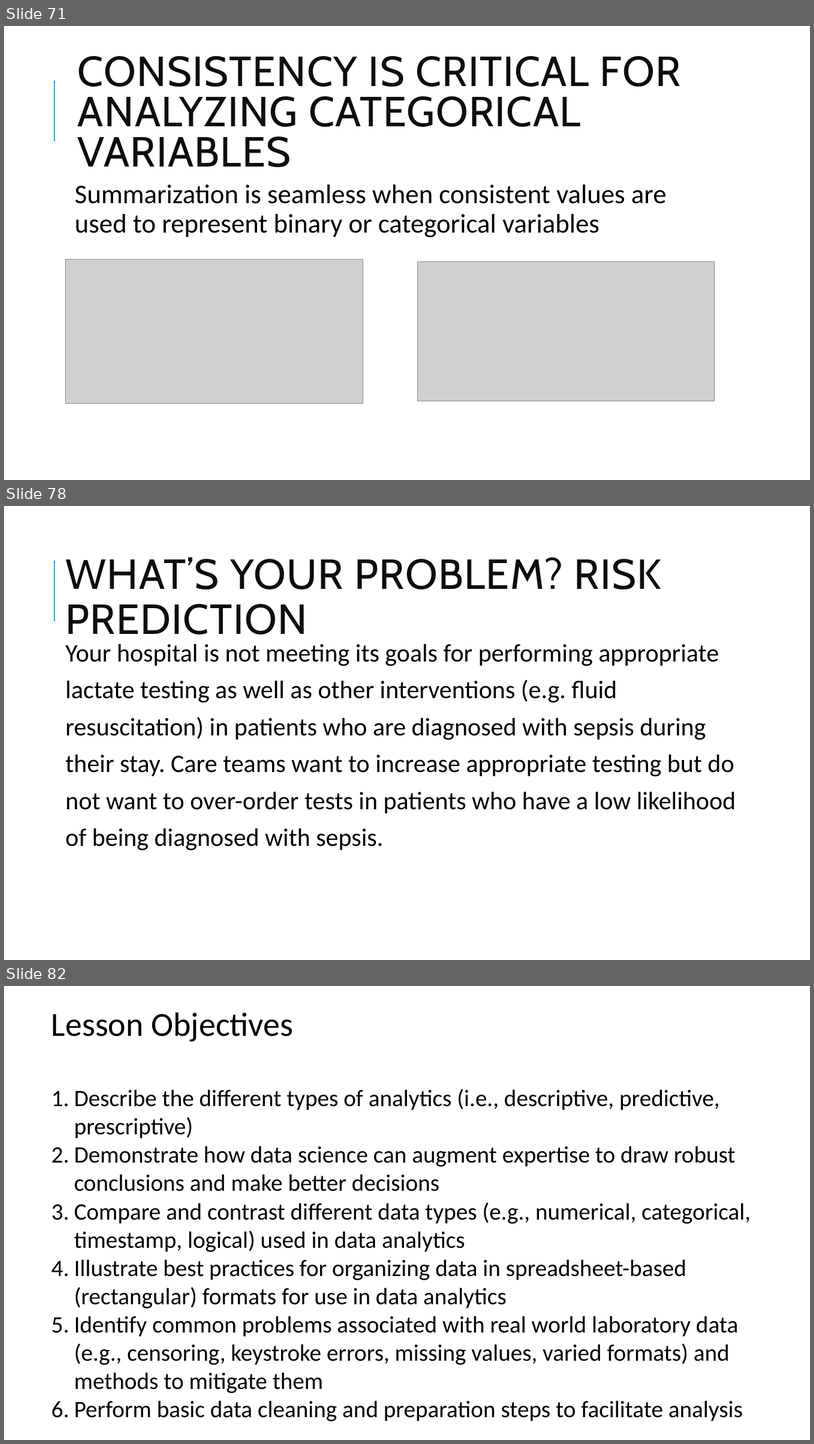
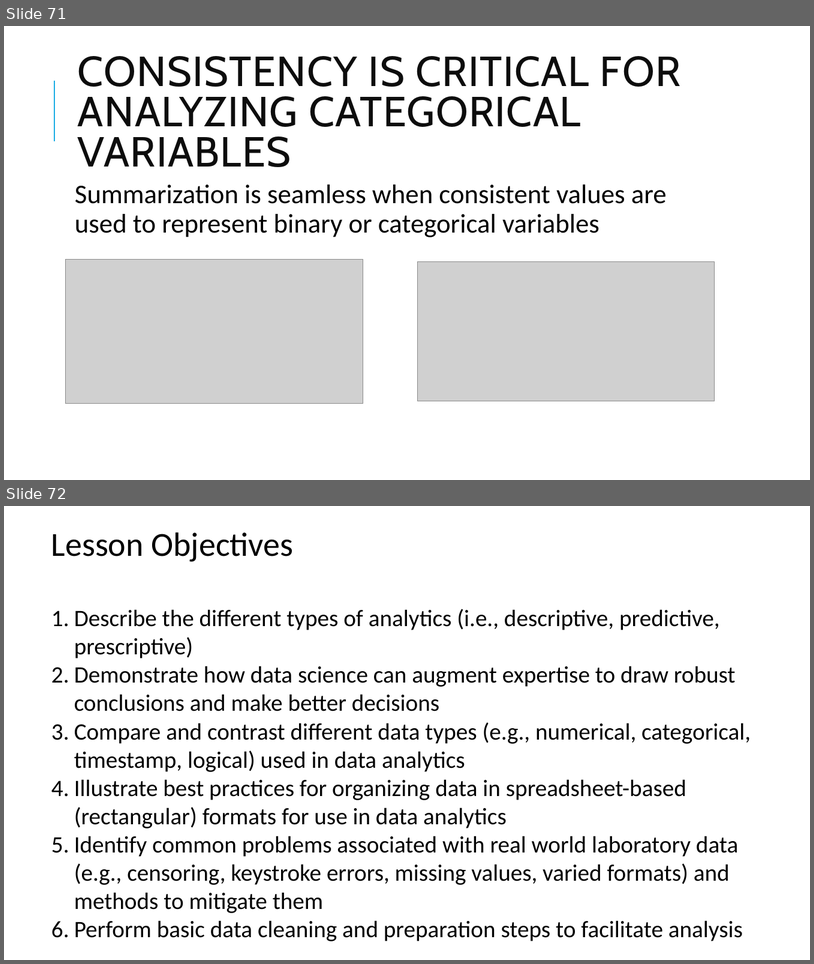
Before and after one commit to pcmathias/MSACL-data-literacy, a slide deck: updates_2026/presentations/Module 1 Slides.pptx. Shown one above the other, each under a label of ours: slides 71, 78 and 82 before the commit, slides 71 and 72 after it; the slides between them are not shown. The pictures are 814x1444 and 814x964 pixels, drawn with LibreOffice and Linux fonts; fonts in the diff are those of the drawing; grey boxes stand for pictures; background and template pictures are left out. Boxes give left, top, right and bottom in pixels: in the first picture for what was removed or moved away, otherwise in the second. Text is boxed around its words. In the diff, an @@ line names an element or a change of style, - is before the commit and + after.

```diff
--- a/updates_2026/presentations/Module 1 Slides.pptx
+++ b/updates_2026/presentations/Module 1 Slides.pptx
@@ slide 78 removed at (x1=4, y1=506, x2=810, y2=960), background #FFFFFF; not listed: 1 template element that a slide beside it also shows @@
@@ title removed at (x1=65, y1=557, x2=662, y2=634) @@
-WHAT’S YOUR PROBLEM? RISK PREDICTION
@@ text removed at (x1=65, y1=644, x2=736, y2=850) @@
-Your hospital is not meeting its goals for performing appropriate lactate testing as well as other interventions (e.g. fluid resuscitation) in patients who are diagnosed with sepsis during their stay. Care teams want to increase appropriate testing but do not want to over-order tests in patients who have a low likelihood of being diagnosed with sepsis.
@@ what was slide 82 is now slide 72 @@
```
Also in this commit, not shown: 9 other slides removed.
